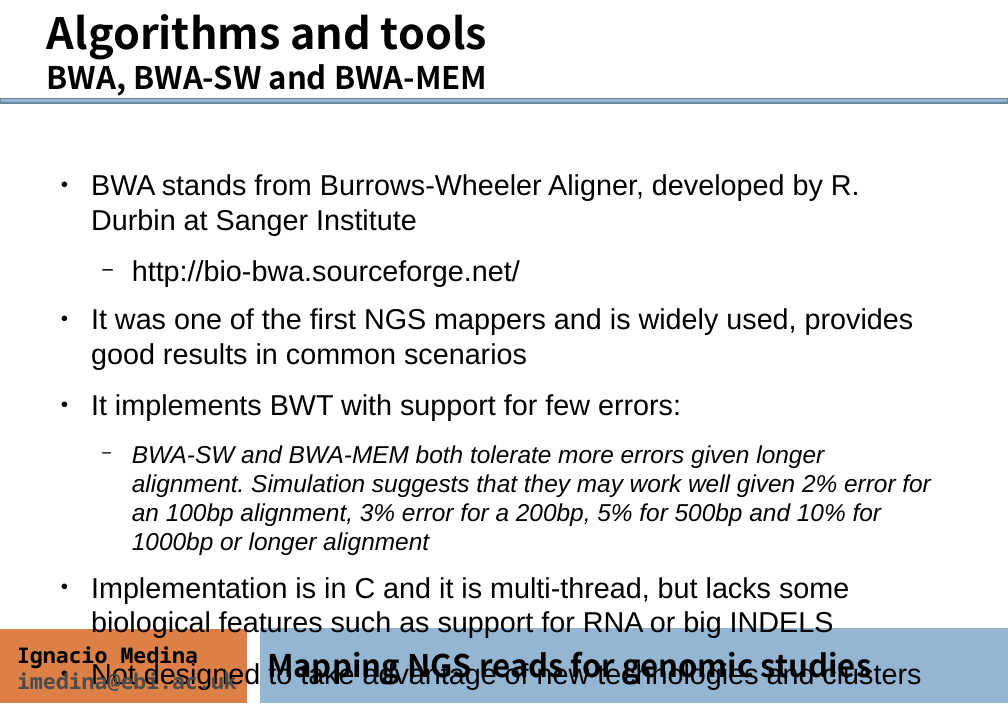
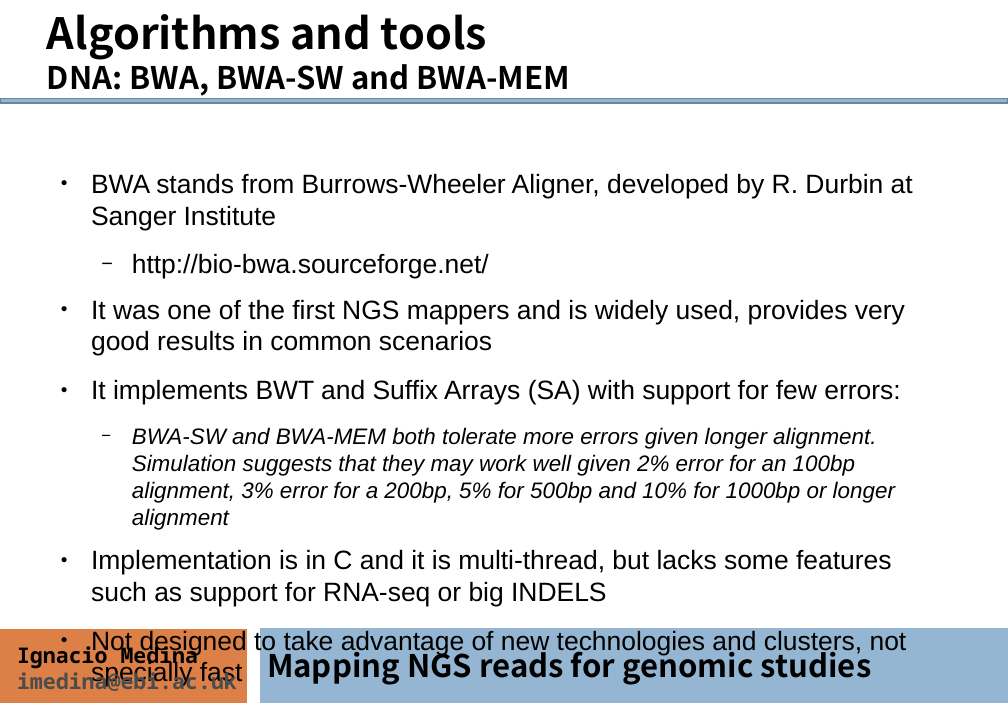
Before and after one commit to ngs-course/ngs-course.github.io, a slide deck: slide 14 of Course_Materials/alignment/presentation/ngs-read-mapping-imedina-mda14.odp. Drawn at 1008x713 pixels with LibreOffice and Linux fonts; fonts in the diff are those of the drawing. Boxes give left, top, right and bottom in pixels: in the first picture for what was removed or moved away, otherwise in the second. Text is boxed around its words. In the diff, an @@ line names an element or a change of style, - is before the commit and + after.

Commit message:
alignment: definitive slides done

```diff
--- a/Course_Materials/alignment/presentation/ngs-read-mapping-imedina-mda14.odp
+++ b/Course_Materials/alignment/presentation/ngs-read-mapping-imedina-mda14.odp
@@ text at <box>47,57,570,96</box>: text changed @@
-BWA, BWA-SW and BWA-MEM
+DNA: BWA, BWA-SW and BWA-MEM
@@ text at <box>91,173,913,530</box>: size 24.1 to 22.1 pt in "BWA stands from Burrows-Wheeler Aligner, developed by ...", "http://bio-bwa.sourceforge.net/"; size 20.4 to 18.7 pt in "BWA-SW and BWA-MEM both tolerate more errors ..." @@
@@ text at <box>91,299,905,405</box>: text changed; size 24.1 to 22.1 pt @@
-● It was one of the first NGS mappers and is widely used, provides good results in common scenarios
-● It implements BWT with support for few errors:
+● It was one of the first NGS mappers and is widely used, provides very good results in common scenarios
+● It implements BWT and Suffix Arrays (SA) with support for few errors:
@@ text at <box>91,549,907,687</box>: text changed; size 24.1 to 22.1 pt @@
-● Implementation is in C and it is multi-thread, but lacks some biological features such as support for RNA or big INDELS
-● Not designed to take advantage of new technologies and clusters
+● Implementation is in C and it is multi-thread, but lacks some features such as support for RNA-seq or big INDELS
+● Not designed to take advantage of new technologies and clusters, not specially fast
```
Also in this commit, not shown: 16 other slides changed, 1 other file.
